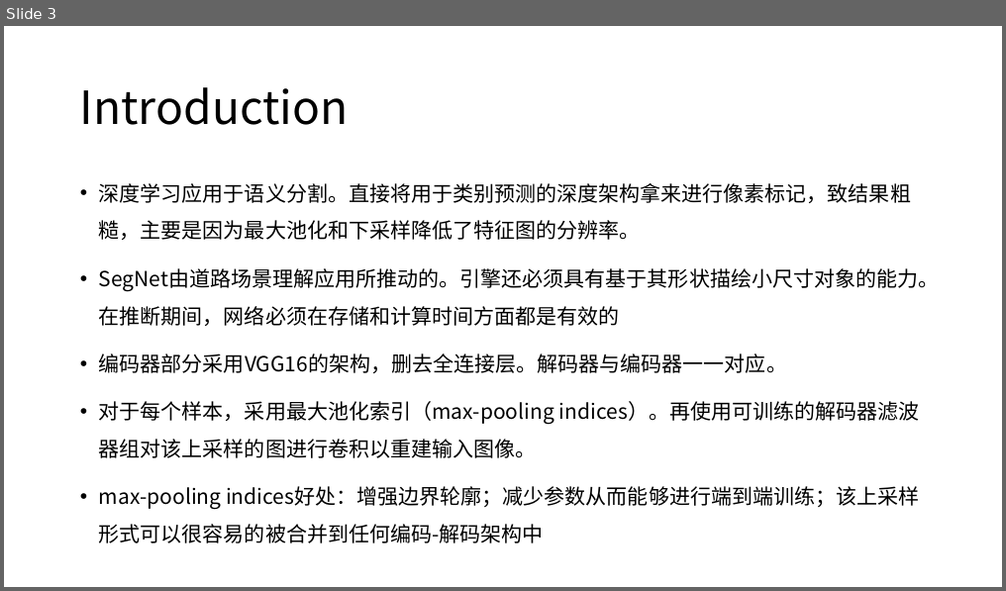
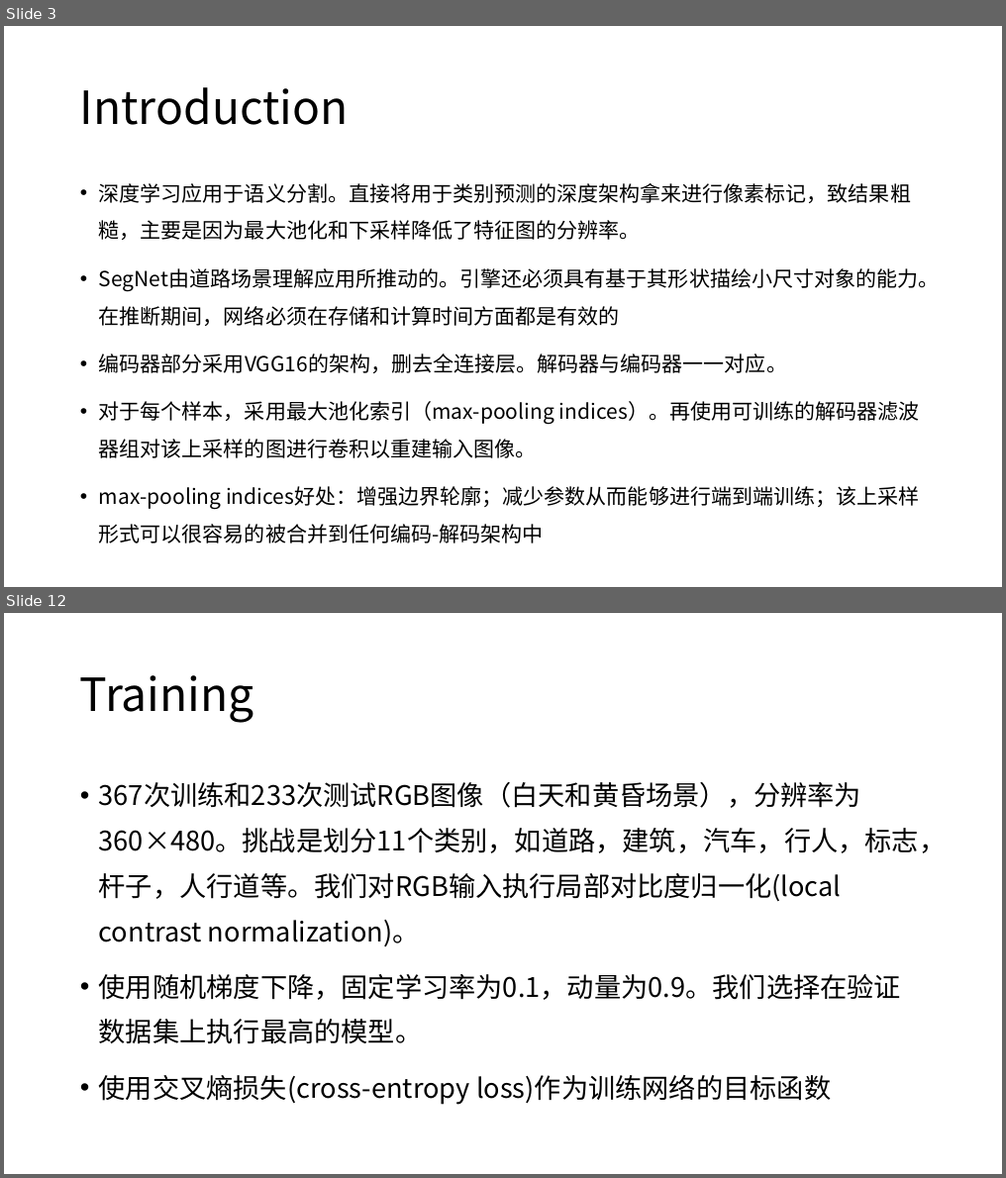
Before and after one commit to XianzhengWU/deeplearning_papernotes, a slide deck: w-第五次组会_2018.11.5.pptx. Shown one above the other, each under a label of ours: slide 3 before the commit, slides 3 and 12 after it; the slides between them are not shown. The pictures are 1006x591 and 1006x1178 pixels, drawn with LibreOffice and Linux fonts; fonts in the diff are those of the drawing. Boxes give left, top, right and bottom in pixels: in the first picture for what was removed or moved away, otherwise in the second. Text is boxed around its words. In the diff, an @@ line names an element or a change of style, - is before the commit and + after.

```diff
--- a/w-第五次组会_2018.11.5.pptx
+++ b/w-第五次组会_2018.11.5.pptx
@@ slide 12 added at (x1=4, y1=613, x2=1002, y2=1174), background #FFFFFF @@
@@ title added at (x1=80, y1=675, x2=254, y2=723), 44 pt, text #000000 @@
+Training
@@ text added at (x1=99, y1=782, x2=946, y2=1105), 25.9 pt, text #000000 @@
+• 367次训练和233次测试RGB图像（白天和黄昏场景），分辨率为360×480。挑战是划分11个类别，如道路，建筑，汽车，行人，标志，杆子，人行道等。我们对RGB输入执行局部对比度归一化(local contrast normalization)。
+• 使用随机梯度下降，固定学习率为0.1，动量为0.9。我们选择在验证数据集上执行最高的模型。
+• 使用交叉熵损失(cross-entropy loss)作为训练网络的目标函数
```
Also in this commit, not shown: 23 other slides added, 6 slides removed, 5 other files.
